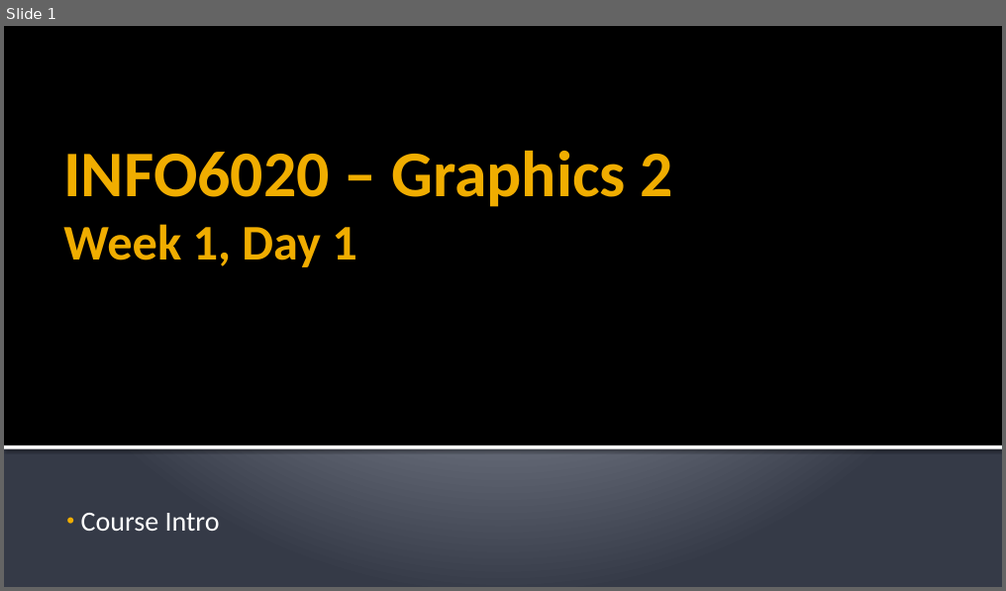
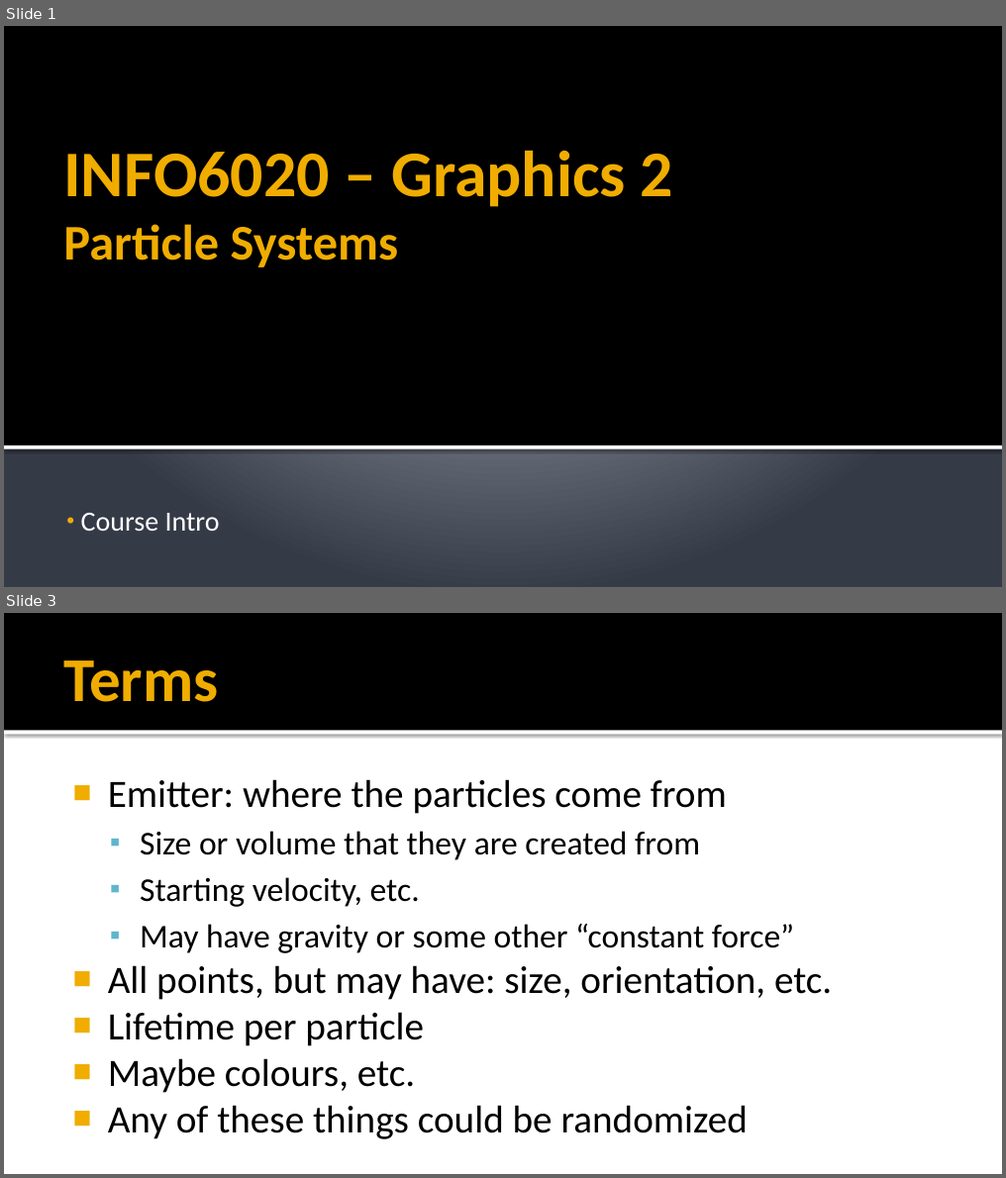
Before and after one commit to FeeneyCodes/GDP202324, a slide deck: 6020_Graph_2/D2D/W01/Week_01/Particle_Systems.pptx. Shown one above the other, each under a label of ours: slide 1 before the commit, slides 1 and 3 after it; the slides between them are not shown. The pictures are 1006x591 and 1006x1178 pixels, drawn with LibreOffice and Linux fonts; fonts in the diff are those of the drawing. Boxes give left, top, right and bottom in pixels: in the first picture for what was removed or moved away, otherwise in the second. Text is boxed around its words. In the diff, an @@ line names an element or a change of style, - is before the commit and + after.

```diff
--- a/6020_Graph_2/D2D/W01/Week_01/Particle_Systems.pptx
+++ b/6020_Graph_2/D2D/W01/Week_01/Particle_Systems.pptx
@@ slide 3 added at [4, 613, 1002, 1174], background #FFFFFF @@
@@ rectangle added at [4, 613, 1002, 731], fill #000000 @@
@@ title added at [63, 661, 218, 702], 45 pt, text #F0AD00, bold @@
+Terms
@@ rectangle added at [4, 731, 1002, 735], fill #FFFFFF @@
@@ text added at [108, 779, 832, 1140], 28 pt, text #000000 @@
+■ Emitter: where the particles come from
+  ▪ Size or volume that they are created from
+  ▪ Starting velocity, etc.
+  ▪ May have gravity or some other “constant force”
+■ All points, but may have: size, orientation, etc.
+■ Lifetime per particle
+■ Maybe colours, etc.
+■ Any of these things could be randomized
@@ slide 1 changed as well @@
@@ title at [63, 150, 673, 268]: text changed @@
-INFO6020 – Graphics 2
-Week 1, Day 1
+INFO6020 – Graphics 2
+Particle Systems
```
Also in this commit, not shown: 1 other slide added, 6 slides removed, 17 other files.
